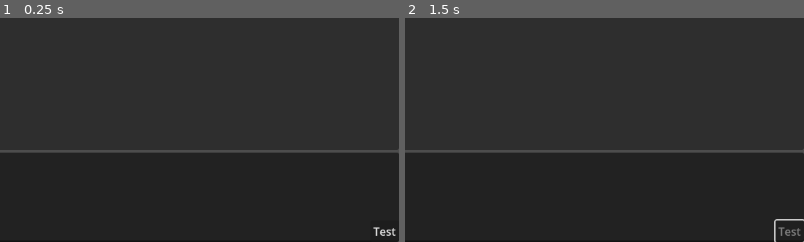
Above: before the commit, frames 1-2 (left to right).
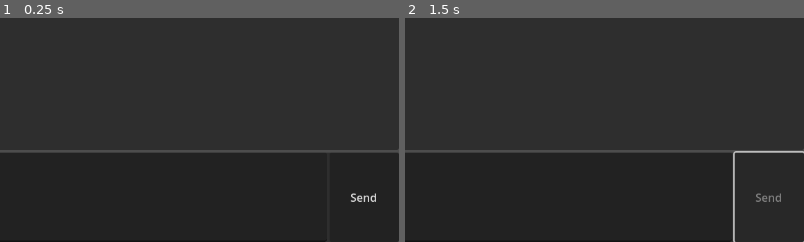
Above: after the commit, the same moments.

Repository: Day-Go/banshee
Game: Godot game, scene res://main.tscn
The game is run twice, just before and just after one commit, with the same random seed, the same clock (stepped at 60 frames per second) and the same inputs.
Inputs:
- Up to frame 1 (0.25 s): no input
- Up to frame 2 (1.5 s): click "Test" (after the commit: "Send") at 0.5 s; tap Enter at 1.25 s
The pictures show only the part of the screen within x 50-100%, y 50-100%; the shares and areas given below are measured in that part.

The runs differ from the first frame. In frame 1, 0.3% of the frame differs, in the area x 81-100%, y 78-100%; in frame 2, 0.7%, in the area x 81-100%, y 59-100%.
Error in both runs: Assertion failed. (res://llm_backend.gd:25)

Commit message:
improved layout of input component

Diff:
--- a/main.tscn
+++ b/main.tscn
@@ -60,14 +60,18 @@
 size_flags_vertical = 3
 size_flags_stretch_ratio = 0.25
 
-[node name="Input" type="TextEdit" parent="VBoxContainer/HBoxContainer/VBoxContainer/PanelContainer2"]
+[node name="HBoxContainer" type="HBoxContainer" parent="VBoxContainer/HBoxContainer/VBoxContainer/PanelContainer2"]
+layout_mode = 2
+
+[node name="Input" type="TextEdit" parent="VBoxContainer/HBoxContainer/VBoxContainer/PanelContainer2/HBoxContainer"]
 unique_name_in_owner = true
 layout_mode = 2
+size_flags_horizontal = 3
 wrap_mode = 1
 
-[node name="Button" type="Button" parent="VBoxContainer/HBoxContainer/VBoxContainer/PanelContainer2"]
+[node name="Button" type="Button" parent="VBoxContainer/HBoxContainer/VBoxContainer/PanelContainer2/HBoxContainer"]
 unique_name_in_owner = true
+custom_minimum_size = Vector2(100, 0)
 layout_mode = 2
 size_flags_horizontal = 8
-size_flags_vertical = 8
-text = "Test"
+text = "Send"
